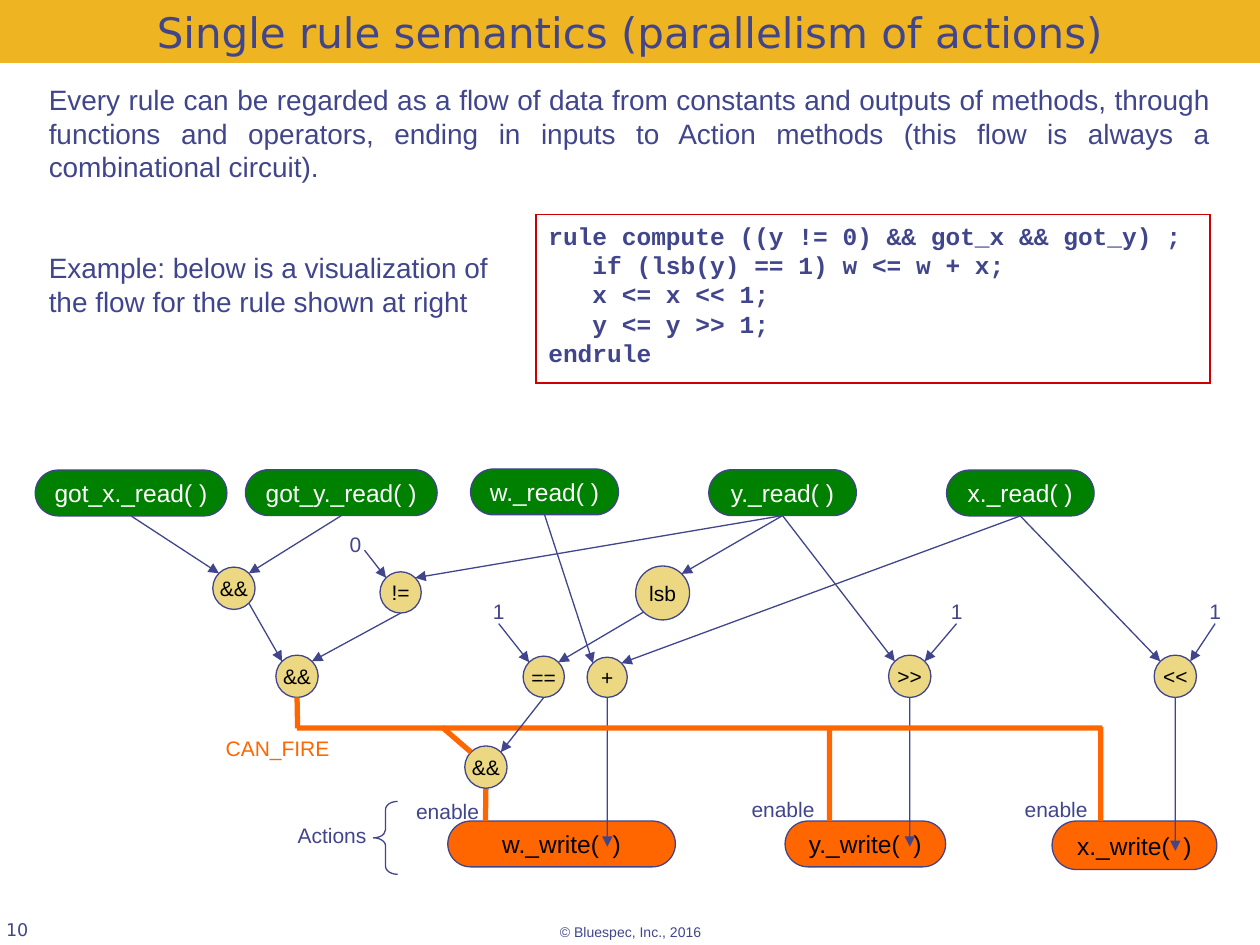
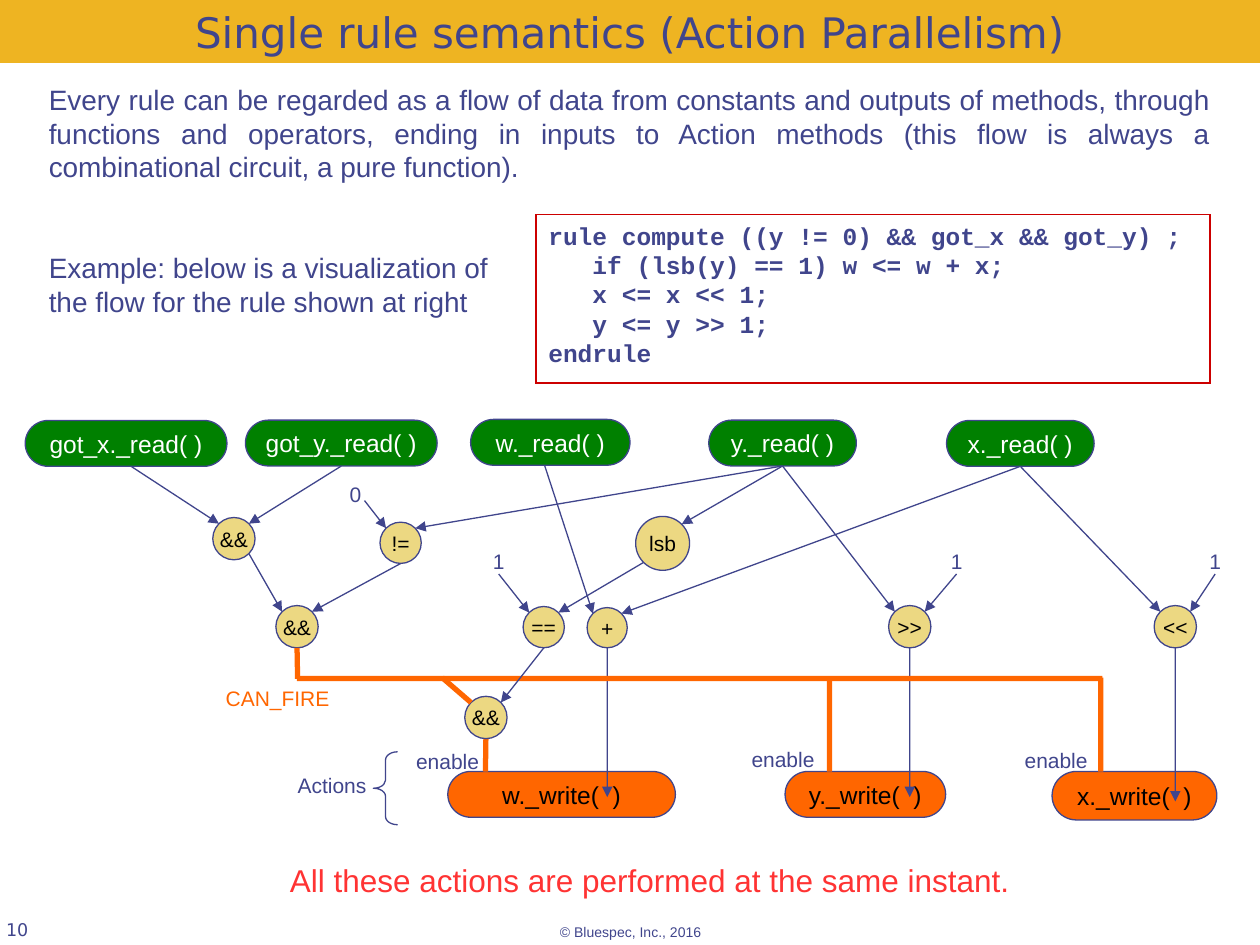
Before and after one commit to rsnikhil/Bluespec_BSV_Formal_Semantics, a slide deck: slide 10 of BSV_Semantics.odp. Drawn at 1260x945 pixels with LibreOffice and Linux fonts; fonts in the diff are those of the drawing; background and template pictures are left out. Boxes give left, top, right and bottom in pixels: in the first picture for what was removed or moved away, otherwise in the second. Text is boxed around its words. In the diff, an @@ line names an element or a change of style, - is before the commit and + after.

```diff
--- a/BSV_Semantics.odp
+++ b/BSV_Semantics.odp
@@ text in rectangle at (195,16,1065,57): text changed @@
-Single rule semantics (parallelism of actions)
+Single rule semantics (Action Parallelism)
@@ text at (49,89,1210,183): text changed @@
-Every rule can be regarded as a flow of data from constants and outputs of methods, through functions and operators, ending in inputs to Action methods (this flow is always a combinational circuit).
+Every rule can be regarded as a flow of data from constants and outputs of methods, through functions and operators, ending in inputs to Action methods (this flow is always a combinational circuit, a pure function).
@@ rounded rectangle "got_x._read( )": place and size @@
-rounded rectangle "got_x._read( )" at (35,470,227,515)
+rounded rectangle "got_x._read( )" at (25,421,227,466)
@@ rounded rectangle "w._read( )": place and size @@
-rounded rectangle "w._read( )" at (471,469,619,514)
+rounded rectangle "w._read( )" at (471,420,630,465)
@@ 19 arrows, 9 texts, 9 ellipses, 6 rounded rectangles, 6 lines, 1 left brace: place and size @@
-19 arrows, 9 texts, 9 ellipses, 6 rounded rectangles, 6 lines, 1 left brace at (131,470,1221,874)
+19 arrows, 9 texts, 9 ellipses, 6 rounded rectangles, 6 lines, 1 left brace at (131,420,1221,825)
@@ text added at (290,869,1009,898), 18 pt, text #FF3333 @@
+All these actions are performed at the same instant.
```
Also in this commit, not shown: 6 other slides changed, 8 slides added, 5 slides removed.
